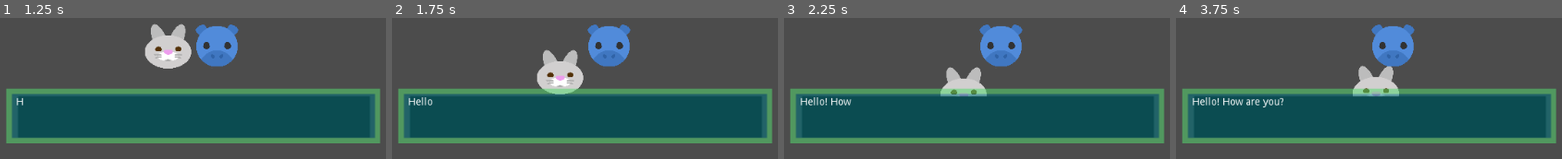
Above: before the commit, frames 1-4 (left to right).
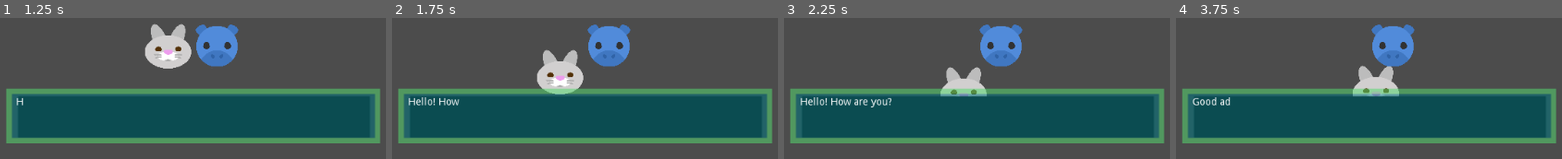
Above: after the commit, the same moments.

Repository: ryugold777/Godot_Interaction_With_Demo
Game: Godot game, scene res://Interacao.tscn
Same seed, same stepped clock (60 frames per second), same inputs: the game is played once before the commit and once after it.
Inputs:
- Up to frame 1 (1.25 s): tap Enter (ui_accept) at 0.5, 0.6, 0.77, 1.07 s; hold Right (ui_right) from 0.53 s (still down)
- Up to frame 2 (1.75 s): release Right (ui_right) at 1.28 s; hold Down (ui_down) from 1.28 s (still down); tap Enter (ui_accept) at 1.35, 1.52 s
- Up to frame 3 (2.25 s): tap Enter (ui_accept) at 1.82, 2.1 s; release Down (ui_down) at 2.03 s; hold Right (ui_right) from 2.03 s (still down)
- Up to frame 4 (3.75 s): release Right (ui_right) at 2.78 s; hold Up (ui_up) 2.78-3.53 s; tap Enter (ui_accept) at 2.85, 3.02, 3.32, 3.6 s; hold Left (ui_left) from 3.53 s (still down)

Frame 1 is identical in both runs. In frame 2, 0.2% of the frame differs, in the area x 10-18%, y 56-63%; in frame 3, 0.3%; in frame 4, 0.7%, in the area x 4-28%, y 56-64%.

Commit message:
Update area_char_2.gd

Diff:
--- a/area_char_2.gd
+++ b/area_char_2.gd
@@ -40,21 +40,19 @@
 
 # Função interagir com objetos e NPC's
 func interacao():
-	if Input.is_action_just_pressed("ui_accept") && (primeira_pagina == true) && interaction_name_kinematicbody2D.is_colliding() && (rabbit.animation == "padrao") && (nao_exibir_texto == true):
+	if Input.is_action_just_pressed("ui_accept") && (primeira_pagina == true) && interaction_name_kinematicbody2D.is_colliding() && (rabbit.animation == "padrao"):
 			exibir_caixa_mensagem.visible = true
 			pagina = 0
 			$sound.stream_paused = false
-			nao_exibir_texto = false
-			if nao_exibir_texto == false && Input.is_action_just_pressed("ui_accept"):
-				while (texto_mensagem.visible_characters) <= (texto_mensagem.text.length()):
-					texto_mensagem.visible_characters += 1
-					$sound.play()
-					yield(get_tree().create_timer(0.1), "timeout")
-					show_message()
-				yield(get_tree().create_timer(0.2), "timeout")
+			while (texto_mensagem.visible_characters) <= (texto_mensagem.text.length()):
+				texto_mensagem.visible_characters += 1
+				$sound.play()
+				yield(get_tree().create_timer(0.1), "timeout")
+				show_message()
+			yield(get_tree().create_timer(0.2), "timeout")
 
-				proxima_pagina = true
-				primeira_pagina = false
+			proxima_pagina = true
+			primeira_pagina = false
 
 # Próxima página. Para mais páginas acrescentar no topo do script
 	if Input.is_action_just_released("ui_accept") && proxima_pagina == true:
